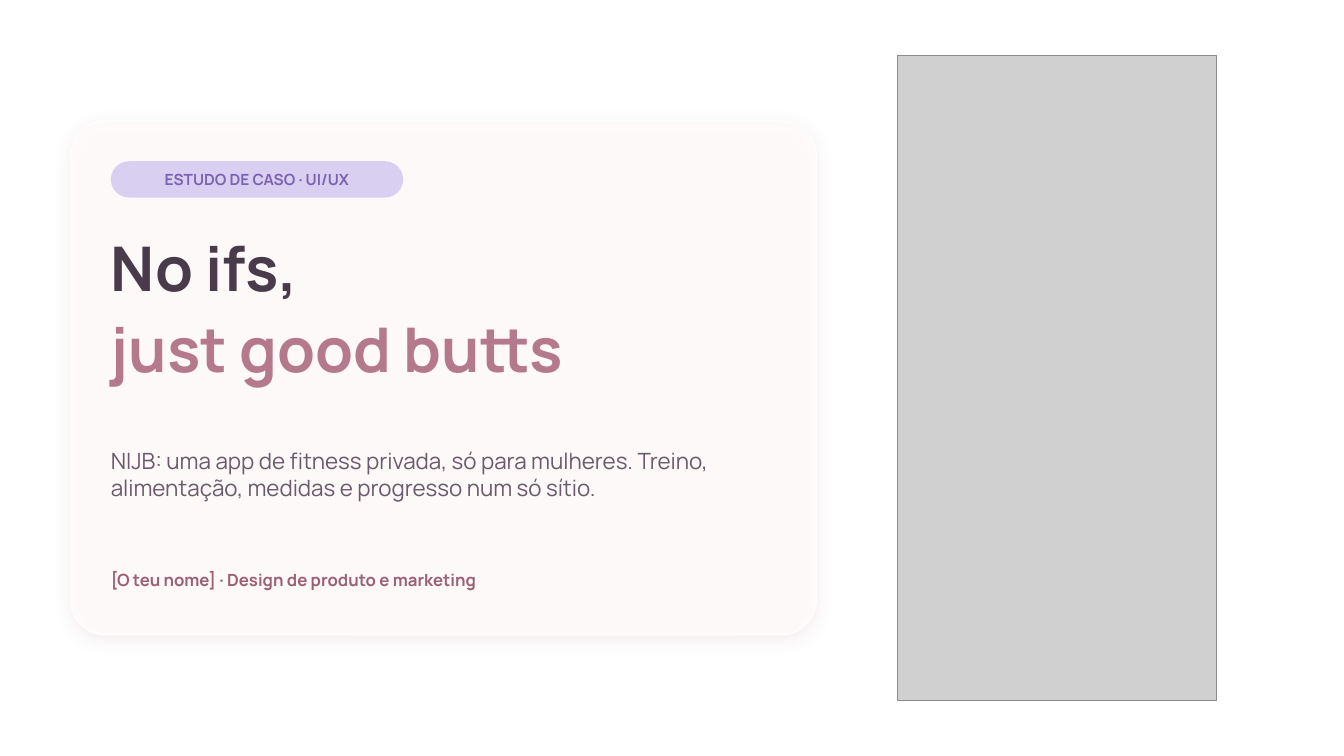
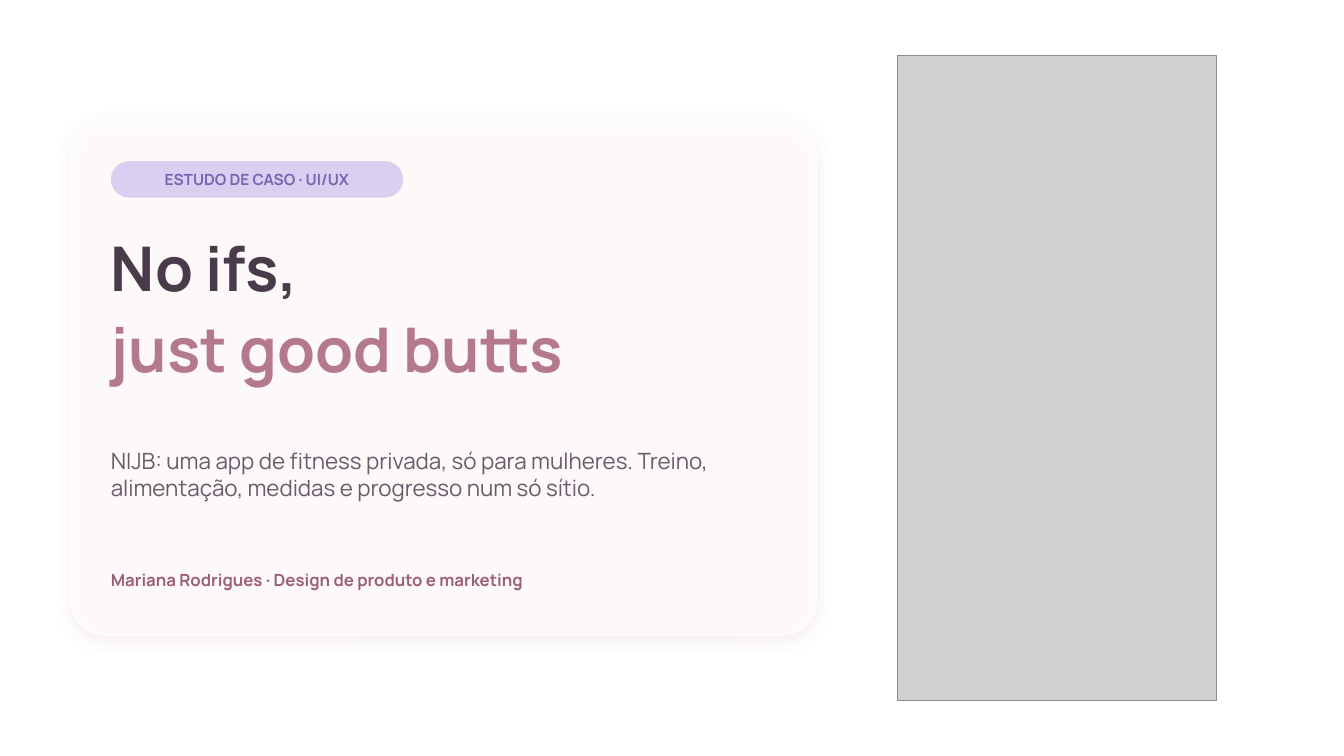
Before and after one commit to nauquero/nau-quero, a slide deck: slide 1 of NIJB-estudo-de-caso-completo.pptx. Drawn at 1344x756 pixels with LibreOffice and Linux fonts; fonts in the diff are those of the drawing; grey boxes stand for pictures; background and template pictures are left out. Boxes give left, top, right and bottom in pixels: in the first picture for what was removed or moved away, otherwise in the second. Text is boxed around its words. In the diff, an @@ line names an element or a change of style, - is before the commit and + after.

```diff
--- a/NIJB-estudo-de-caso-completo.pptx
+++ b/NIJB-estudo-de-caso-completo.pptx
@@ text at <box>111,573,522,590</box>: text changed @@
-[O teu nome] · Design de produto e marketing
+Mariana Rodrigues · Design de produto e marketing
```
Also in this commit, not shown: 13 other slides changed, 4 slides removed.
